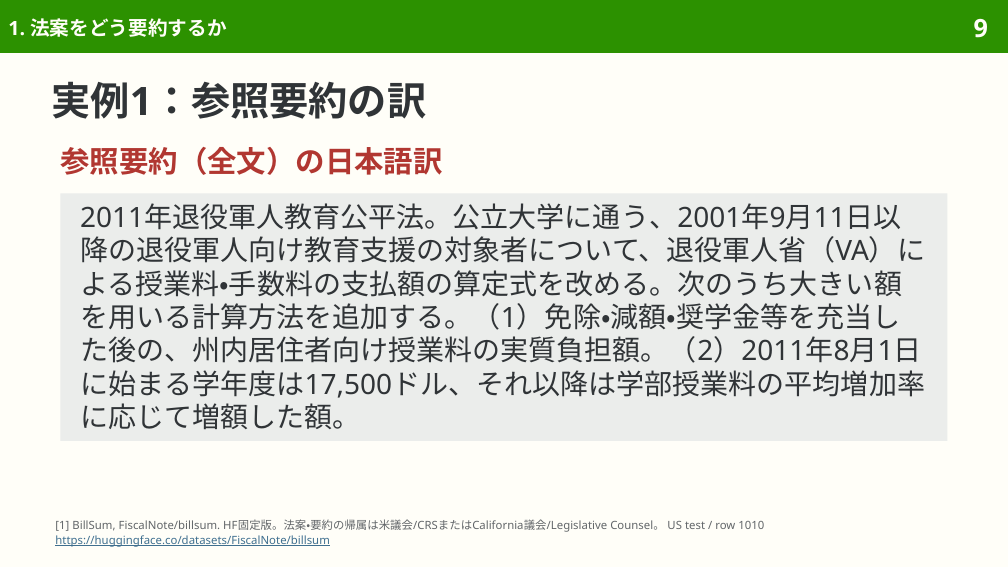
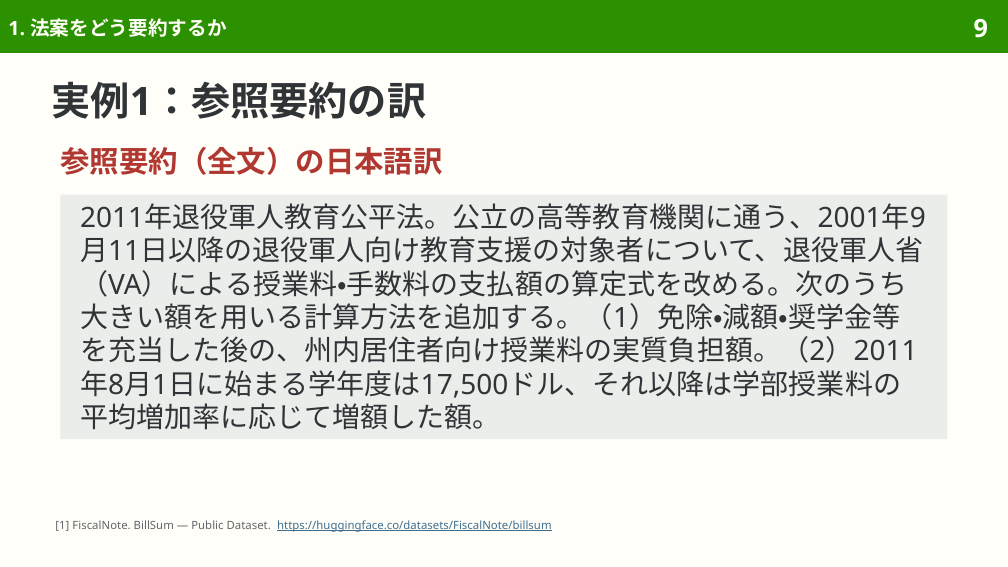
Before and after one commit to sasakiy84/datasets-in-10-minutes, a slide deck: slide 9 of slides/datasets-in-10-minutes-billsum.pptx. Drawn at 1008x567 pixels with LibreOffice and Linux fonts; fonts in the diff are those of the drawing. Boxes give left, top, right and bottom in pixels: in the first picture for what was removed or moved away, otherwise in the second. Text is boxed around its words. In the diff, an @@ line names an element or a change of style, - is before the commit and + after.

Commit message:
Clarify BillSum Japanese and preserve legal conditions in translated examples

```diff
--- a/slides/datasets-in-10-minutes-billsum.pptx
+++ b/slides/datasets-in-10-minutes-billsum.pptx
@@ text in rectangle at <box>80,203,926,430</box>: text changed @@
-2011年退役軍人教育公平法。公立大学に通う、2001年9月11日以降の退役軍人向け教育支援の対象者について、退役軍人省（VA）による授業料・手数料の支払額の算定式を改める。次のうち大きい額を用いる計算方法を追加する。（1）免除・減額・奨学金等を充当した後の、州内居住者向け授業料の実質負担額。（2）2011年8月1日に始まる学年度は17,500ドル、それ以降は学部授業料の平均増加率に応じて増額した額。
+2011年退役軍人教育公平法。公立の高等教育機関に通う、2001年9月11日以降の退役軍人向け教育支援の対象者について、退役軍人省（VA）による授業料・手数料の支払額の算定式を改める。次のうち大きい額を用いる計算方法を追加する。（1）免除・減額・奨学金等を充当した後の、州内居住者向け授業料の実質負担額。（2）2011年8月1日に始まる学年度は17,500ドル、それ以降は学部授業料の平均増加率に応じて増額した額。
@@ text at <box>55,520,551,532</box>: text changed; text colour #626669 to #3F6F8F @@
-[1] BillSum, FiscalNote/billsum. HF固定版。法案・要約の帰属は米議会/CRSまたはCalifornia議会/Legislative Counsel。 US test / row 1010
-https://huggingface.co/datasets/FiscalNote/billsum
+[1] FiscalNote. BillSum — Public Dataset. https://huggingface.co/datasets/FiscalNote/billsum
```
Also in this commit, not shown: 57 other slides changed, 2 slides removed, 35 other files.
